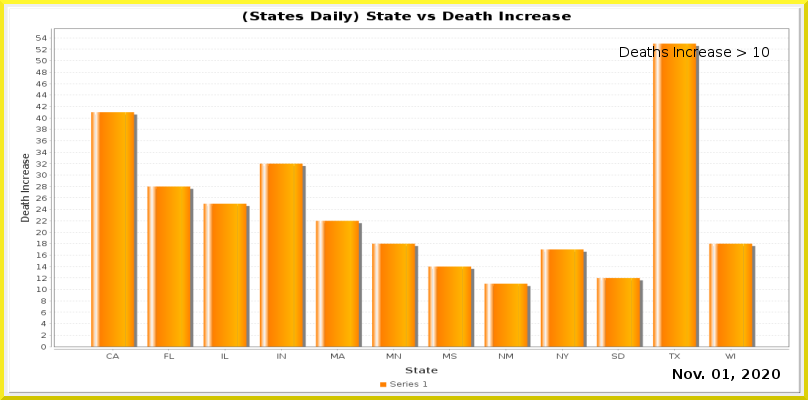
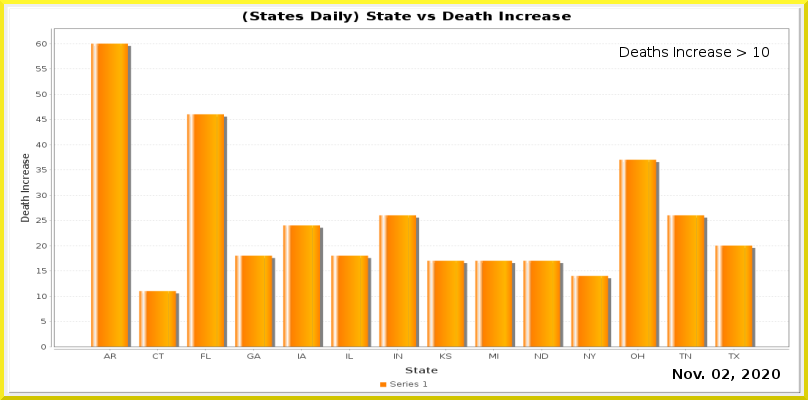
Revision of a layered 808 x 400 image; what changed, layer by layer:
painted on "Current Date" over [722,369,729,379]
painted on "Date_vs_TestIncrease.png" over [36,35,789,359]
